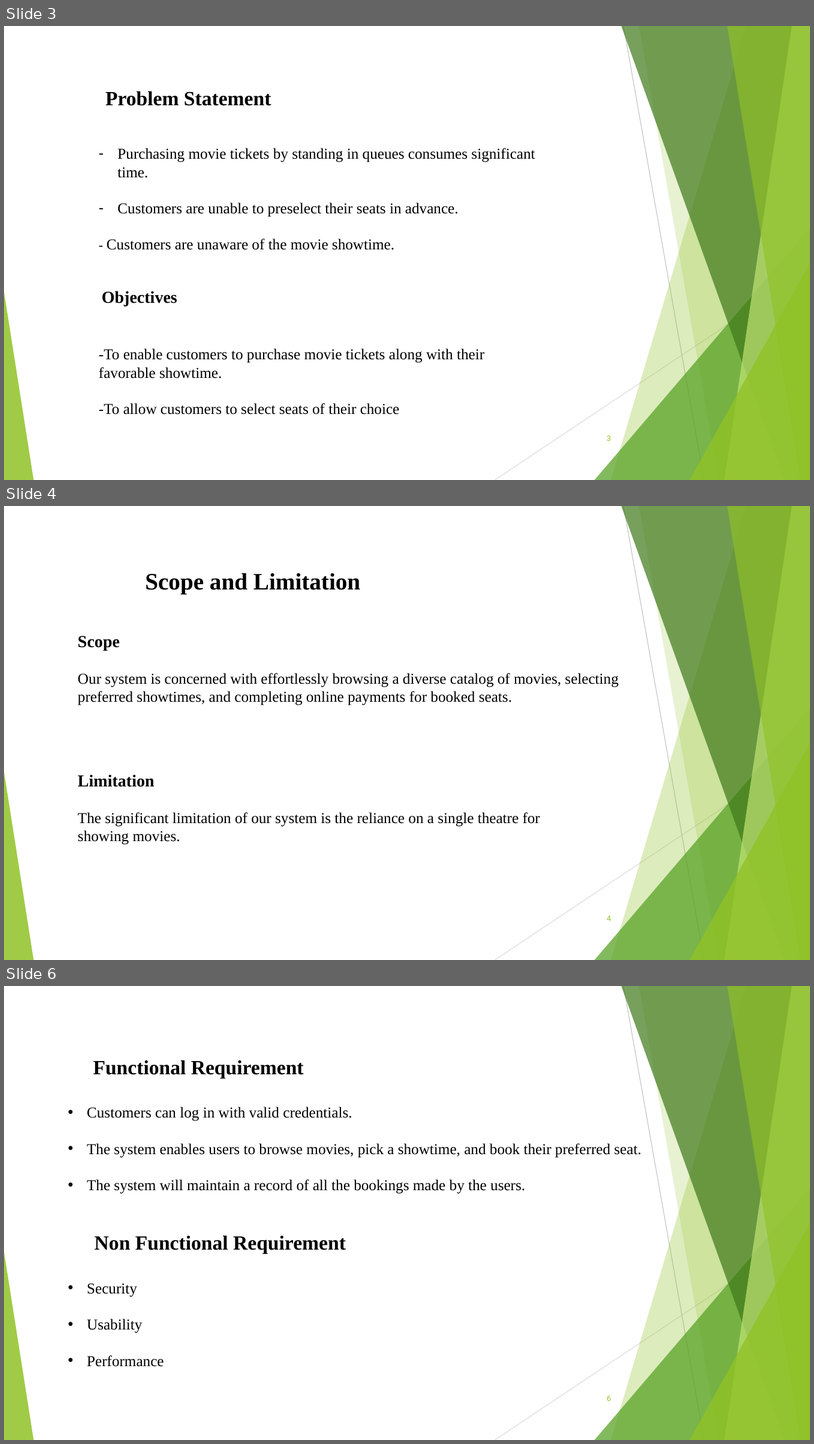
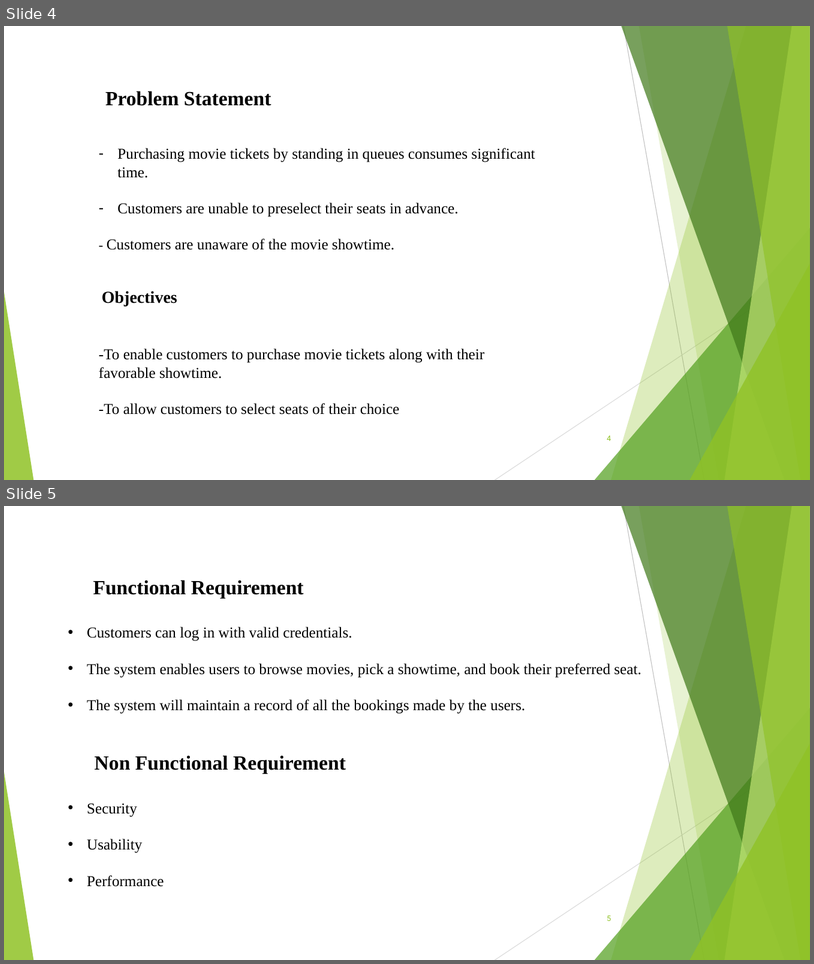
Before and after one commit to nepal4972/Movie_Ticket_Booking_SixthSemProject, a slide deck: documentation/MTB.pptx. Shown one above the other, each under a label of ours: slides 3, 4 and 6 before the commit, slides 4 and 5 after it; the slides between them are not shown. The pictures are 814x1444 and 814x964 pixels, drawn with LibreOffice and Linux fonts; fonts in the diff are those of the drawing. Boxes give left, top, right and bottom in pixels: in the first picture for what was removed or moved away, otherwise in the second. Text is boxed around its words. In the diff, an @@ line names an element or a change of style, - is before the commit and + after.

```diff
--- a/documentation/MTB.pptx
+++ b/documentation/MTB.pptx
@@ slide 4 removed at [4,506,810,960], background #FFFFFF; not listed: 10 template elements that a slide beside it also shows @@
@@ text removed at [145,573,360,594] @@
-Scope and Limitation
@@ text removed at [78,636,618,705] @@
-Scope
-Our system is concerned with effortlessly browsing a diverse catalog of movies, selecting preferred showtimes, and completing online payments for booked seats.
@@ text removed at [78,774,540,844] @@
-Limitation
-The significant limitation of our system is the reliance on a single theatre for showing movies.
@@ page number removed at [607,915,611,921] @@
-4
@@ what was slide 3 is now slide 4 @@
@@ page number at [607,435,611,441]: text changed @@
-3
+4
@@ what was slide 6 is now slide 5 @@
@@ page number at [607,915,611,921]: text changed @@
-6
+5
```
Also in this commit, not shown: 7 slides changed, 6 slides added, 4 other slides removed, 5 other files.
